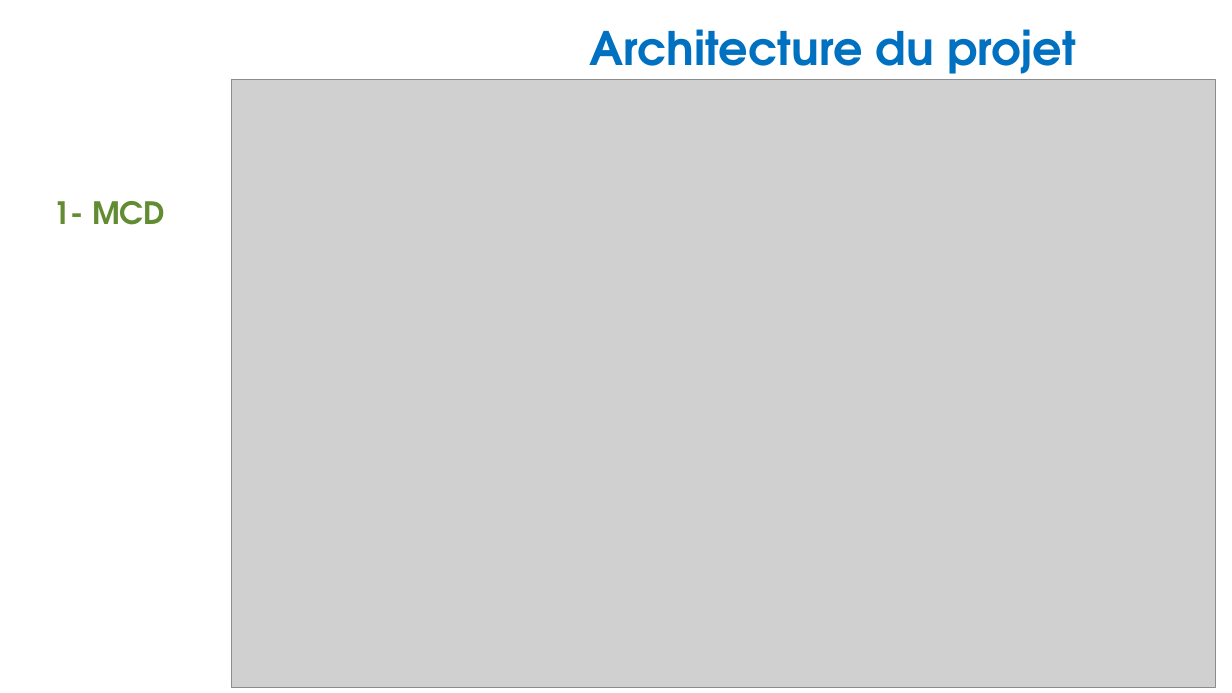
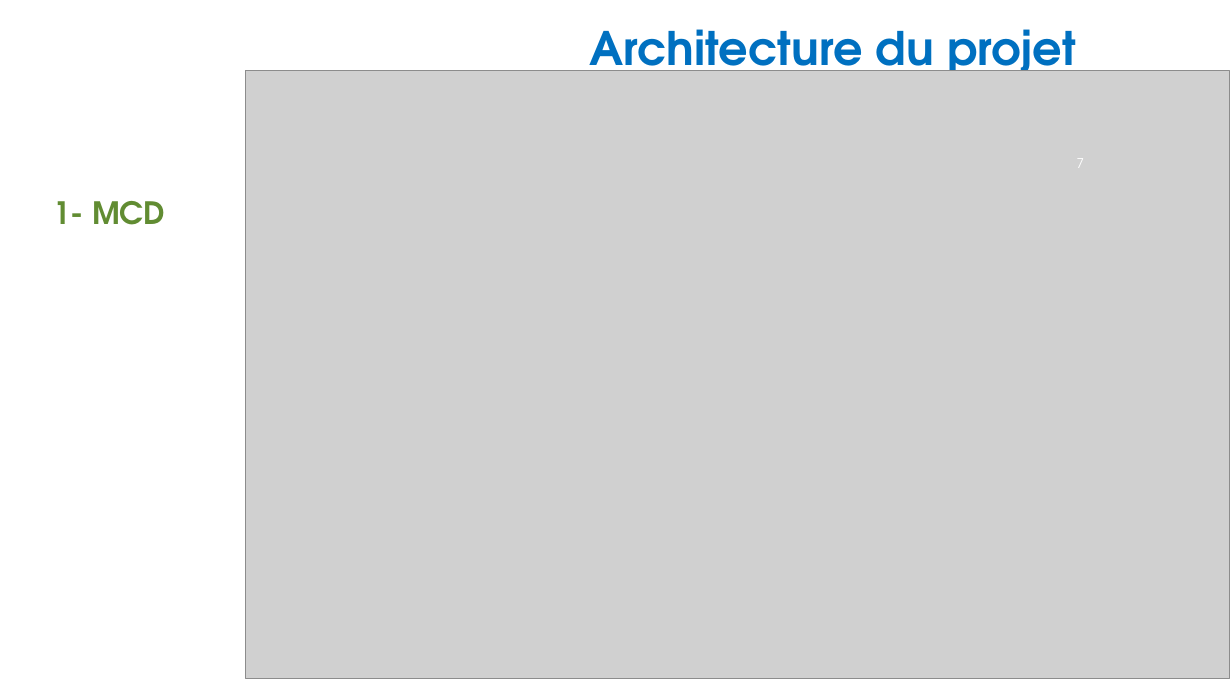
Before and after one commit to Bloc4CESI/Negosud, a slide deck: slide 7 of annexes/PrésentationNegosud.pptm (slide 5 before the commit). Drawn at 1232x693 pixels with LibreOffice and Linux fonts; fonts in the diff are those of the drawing; grey boxes stand for pictures; background and template pictures are left out. Boxes give left, top, right and bottom in pixels: in the first picture for what was removed or moved away, otherwise in the second. Text is boxed around its words. In the diff, an @@ line names an element or a change of style, - is before the commit and + after.

```diff
--- a/annexes/PrésentationNegosud.pptm
+++ b/annexes/PrésentationNegosud.pptm
@@ picture: place and size @@
-picture at (232, 80, 1216, 688)
+picture at (246, 71, 1230, 678)
@@ page number added at (1077, 158, 1084, 164), 10.5 pt, text #FFFFFF @@
+7
```
Also in this commit, not shown: 11 other slides changed, 2 slides added, 9 other files.
